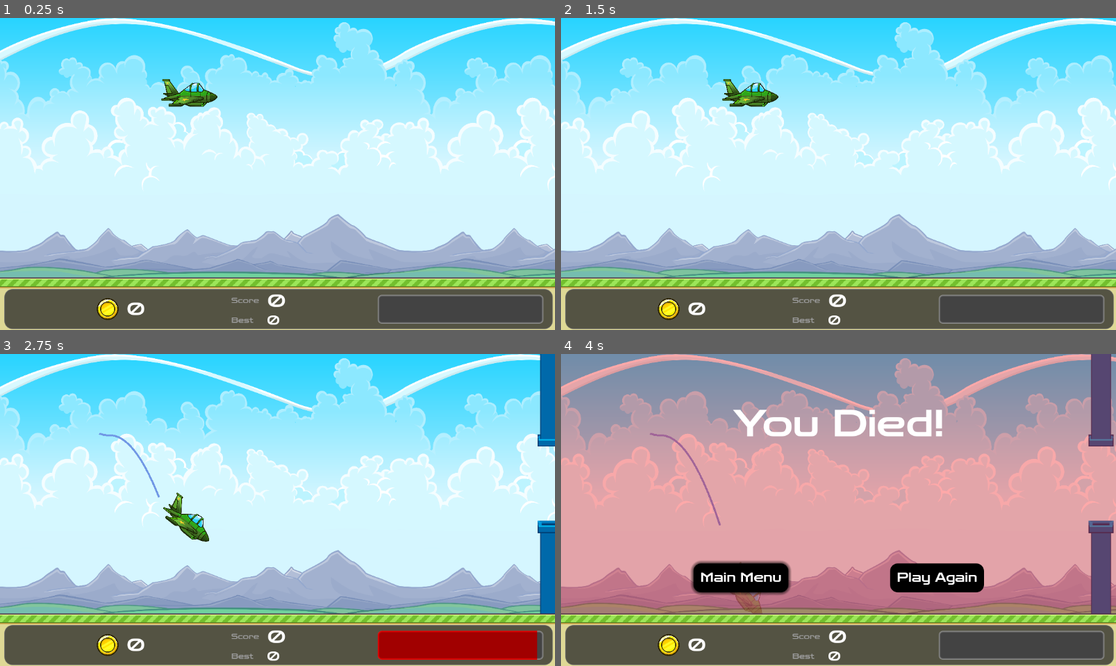
Above: before the commit, frames 1-4 (two rows, left to right).
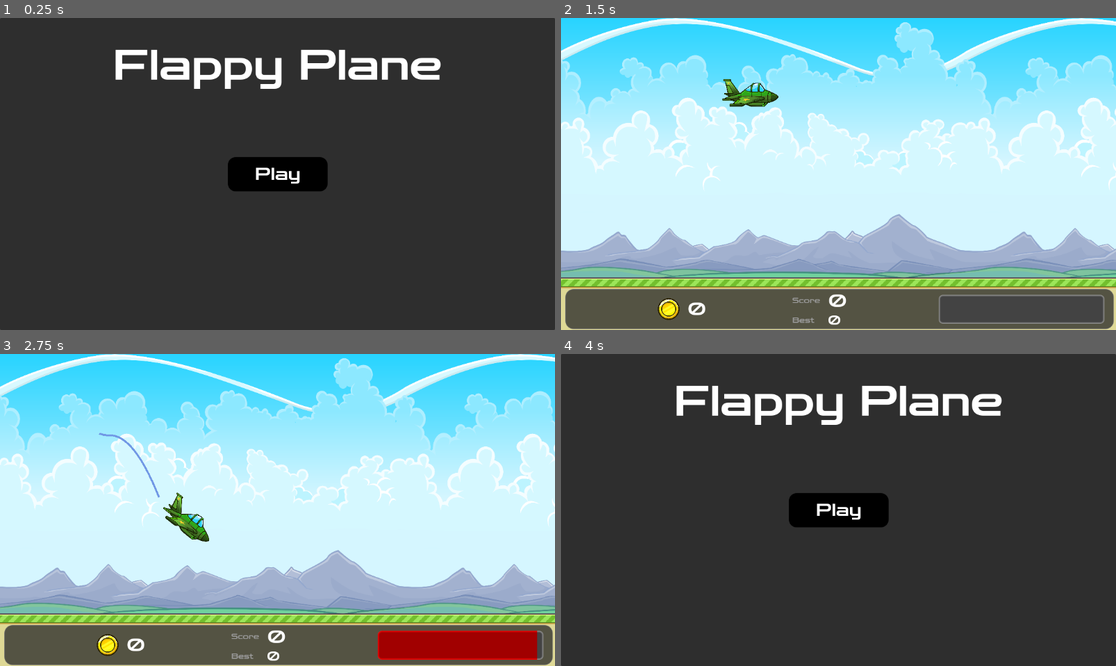
Above: after the commit, the same moments.

Repository: matrndev/flappy-plane
Game: Godot game, scene res://scenes/main_menu.tscn
Two runs of this game, one before a commit and one after it. Both use one fixed random seed, a clock stepped at 60 frames per second and the inputs below. Before the commit the project starts from res://scenes/game.tscn.
Inputs (mouse positions are in pixels of both pictures, inside the frame that each line leads up to):
- Up to frame 1 (0.25 s): no input
- Up to frame 2 (1.5 s): click (838, 174) at 0.5 s, where only the run after the commit has a clickable "Play"; tap Enter at 1.25 s; hold Right from 1.28 s (still down); hold A (keyboard_a) from 1.28 s (still down)
- Up to frame 3 (2.75 s): keep holding Right; tap Up at 1.52, 2.27 s; tap Space (keyboard_space) at 2 s; release A (keyboard_a) at 2.03 s; tap C (keyboard_c) at 2.1 s
- Up to frame 4 (4 s): release Right at 2.78 s; hold Left 2.78-3.5 s; tap D (keyboard_d) at 2.85 s; click "Main Menu" at 3.5 s

The runs differ from the first frame. In frame 1, 98% of the frame differs, in the area x 0-100%, y 0-100%; in frame 2, nothing differs; in frame 3, 1.7%; in frame 4, 97%.

Commit message:
add main menu and ui improvements

Diff:
--- a/project.godot
+++ b/project.godot
@@ -11,7 +11,7 @@
 [application]
 
 config/name="flappy-plane-1"
-run/main_scene="uid://d2nwnuqqil3f0"
+run/main_scene="uid://bhg8xxkoha6hy"
 config/features=PackedStringArray("4.5", "Mobile")
 config/icon="res://icon.svg"
 
--- a/scenes/main_menu.tscn
+++ b/scenes/main_menu.tscn
@@ -1,4 +1,36 @@
-[gd_scene format=3 uid="uid://bhg8xxkoha6hy"]
+[gd_scene load_steps=7 format=3 uid="uid://bhg8xxkoha6hy"]
+
+[ext_resource type="Script" uid="uid://dxkk2h2t6tq6h" path="res://scripts/main_menu.gd" id="1_bqqt6"]
+[ext_resource type="FontFile" uid="uid://byrn6tqmul438" path="res://fonts/Zen_Dots/ZenDots-Regular.ttf" id="1_l6cm7"]
+[ext_resource type="StyleBox" uid="uid://bbvt117ekb27v" path="res://styles/button_normal.tres" id="3_wu84c"]
+
+[sub_resource type="StyleBoxFlat" id="StyleBoxFlat_8ln24"]
+bg_color = Color(0, 0, 0, 1)
+border_color = Color(0.85882354, 0.85882354, 0.85882354, 1)
+corner_radius_top_left = 16
+corner_radius_top_right = 16
+corner_radius_bottom_right = 16
+corner_radius_bottom_left = 16
+expand_margin_left = 14.0
+expand_margin_top = 10.0
+expand_margin_right = 14.0
+expand_margin_bottom = 10.0
+shadow_size = 7
+
+[sub_resource type="StyleBoxFlat" id="StyleBoxFlat_rtw2f"]
+bg_color = Color(0, 0, 0, 1)
+border_color = Color(0.85882354, 0.85882354, 0.85882354, 1)
+corner_radius_top_left = 16
+corner_radius_top_right = 16
+corner_radius_bottom_right = 16
+corner_radius_bottom_left = 16
+expand_margin_left = 14.0
+expand_margin_top = 10.0
+expand_margin_right = 14.0
+expand_margin_bottom = 10.0
+shadow_size = 7
+
+[sub_resource type="StyleBoxEmpty" id="StyleBoxEmpty_oa1go"]
 
 [node name="MainMenu" type="Control"]
 layout_mode = 3
@@ -7,3 +39,49 @@
 anchor_bottom = 1.0
 grow_horizontal = 2
 grow_vertical = 2
+script = ExtResource("1_bqqt6")
+
+[node name="Panel" type="Panel" parent="."]
+layout_mode = 0
+offset_right = 1152.0
+offset_bottom = 648.0
+
+[node name="Label" type="Label" parent="Panel"]
+layout_mode = 1
+anchors_preset = 5
+anchor_left = 0.5
+anchor_right = 0.5
+offset_left = -342.0
+offset_top = 48.0
+offset_right = 342.0
+offset_bottom = 152.0
+grow_horizontal = 2
+theme_override_fonts/font = ExtResource("1_l6cm7")
+theme_override_font_sizes/font_size = 86
+text = "Flappy Plane"
+
+[node name="PlayButton" type="Button" parent="Panel"]
+layout_mode = 1
+anchors_preset = 8
+anchor_left = 0.5
+anchor_top = 0.5
+anchor_right = 0.5
+anchor_bottom = 0.5
+offset_left = -84.5
+offset_top = -16.5
+offset_right = 84.5
+offset_bottom = 16.5
+grow_horizontal = 2
+grow_vertical = 2
+theme_override_colors/font_color = Color(1, 1, 1, 1)
+theme_override_colors/font_pressed_color = Color(1, 0, 0, 1)
+theme_override_colors/font_hover_color = Color(1, 1, 1, 1)
+theme_override_fonts/font = ExtResource("1_l6cm7")
+theme_override_font_sizes/font_size = 35
+theme_override_styles/normal = ExtResource("3_wu84c")
+theme_override_styles/pressed = SubResource("StyleBoxFlat_8ln24")
+theme_override_styles/hover = SubResource("StyleBoxFlat_rtw2f")
+theme_override_styles/focus = SubResource("StyleBoxEmpty_oa1go")
+text = "Play"
+
+[connection signal="pressed" from="Panel/PlayButton" to="." method="_on_play_button_pressed"]
--- a/scenes/you_died.tscn
+++ b/scenes/you_died.tscn
@@ -5,7 +5,7 @@
 [ext_resource type="StyleBox" uid="uid://bbvt117ekb27v" path="res://styles/button_normal.tres" id="2_qk8dk"]
 
 [sub_resource type="StyleBoxFlat" id="StyleBoxFlat_cl810"]
-bg_color = Color(1, 0, 0, 0.3372549)
+bg_color = Color(0.42318475, 5.655363e-07, 9.62615e-08, 0.39215687)
 
 [sub_resource type="StyleBoxFlat" id="StyleBoxFlat_k4bmk"]
 bg_color = Color(0, 0, 0, 1)
@@ -124,4 +124,5 @@
 theme_override_font_sizes/font_size = 77
 text = "You Died!"
 
+[connection signal="pressed" from="Control/HBoxContainer/MainMenuButton" to="." method="_on_main_menu_button_pressed"]
 [connection signal="pressed" from="Control/HBoxContainer/PlayAgainButton" to="." method="_on_play_again_button_pressed"]
--- /dev/null
+++ b/scripts/main_menu.gd
@@ -0,0 +1,5 @@
+extends Control
+
+
+func _on_play_button_pressed() -> void:
+	get_tree().change_scene_to_file("res://scenes/Game.tscn")
--- a/scripts/you_died.gd
+++ b/scripts/you_died.gd
@@ -4,3 +4,6 @@
 
 func _on_play_again_button_pressed() -> void:
 	play_again.emit()
+
+func _on_main_menu_button_pressed() -> void:
+	get_tree().change_scene_to_file("res://scenes/main_menu.tscn")
--- a/styles/button_normal.tres
+++ b/styles/button_normal.tres
@@ -7,7 +7,7 @@
 corner_radius_top_right = 16
 corner_radius_bottom_right = 16
 corner_radius_bottom_left = 16
-expand_margin_left = 14.0
-expand_margin_top = 10.0
-expand_margin_right = 14.0
-expand_margin_bottom = 10.0
+expand_margin_left = 19.0
+expand_margin_top = 14.0
+expand_margin_right = 19.0
+expand_margin_bottom = 14.0
Not shown, added: scripts/main_menu.gd.uid
